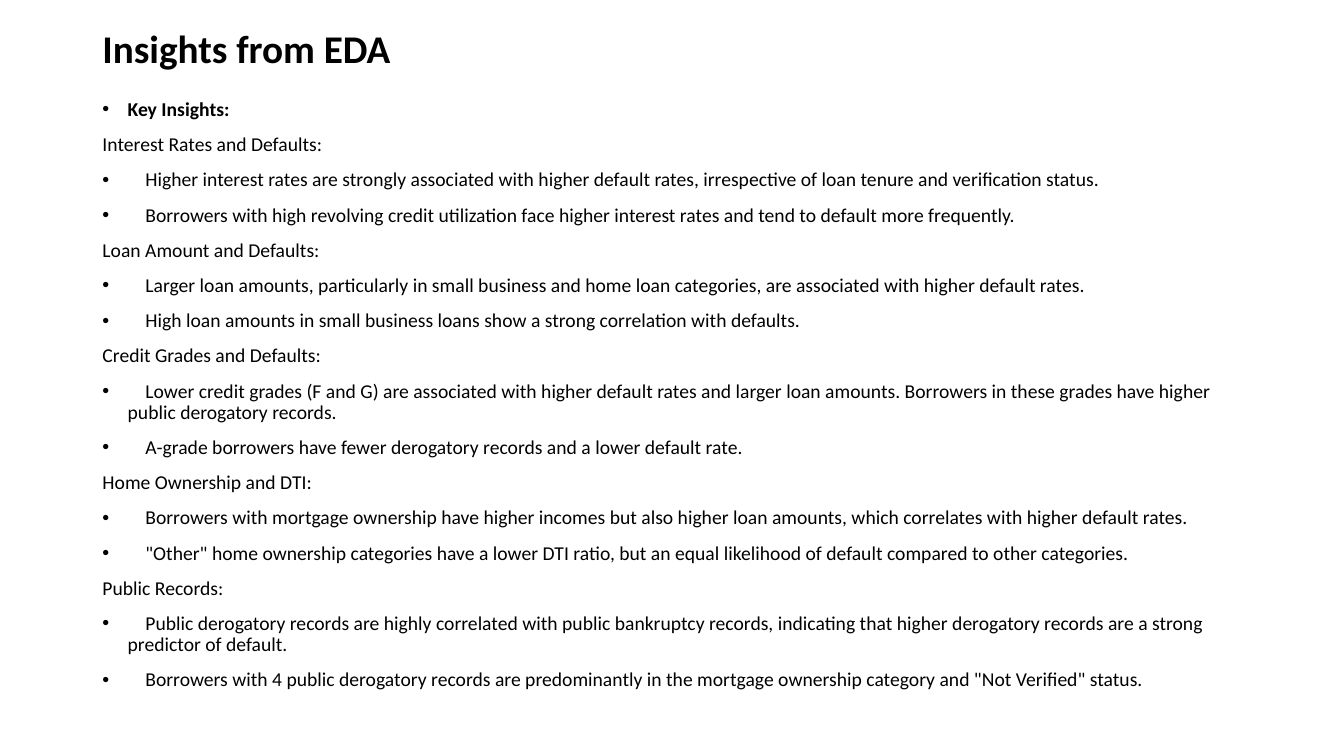
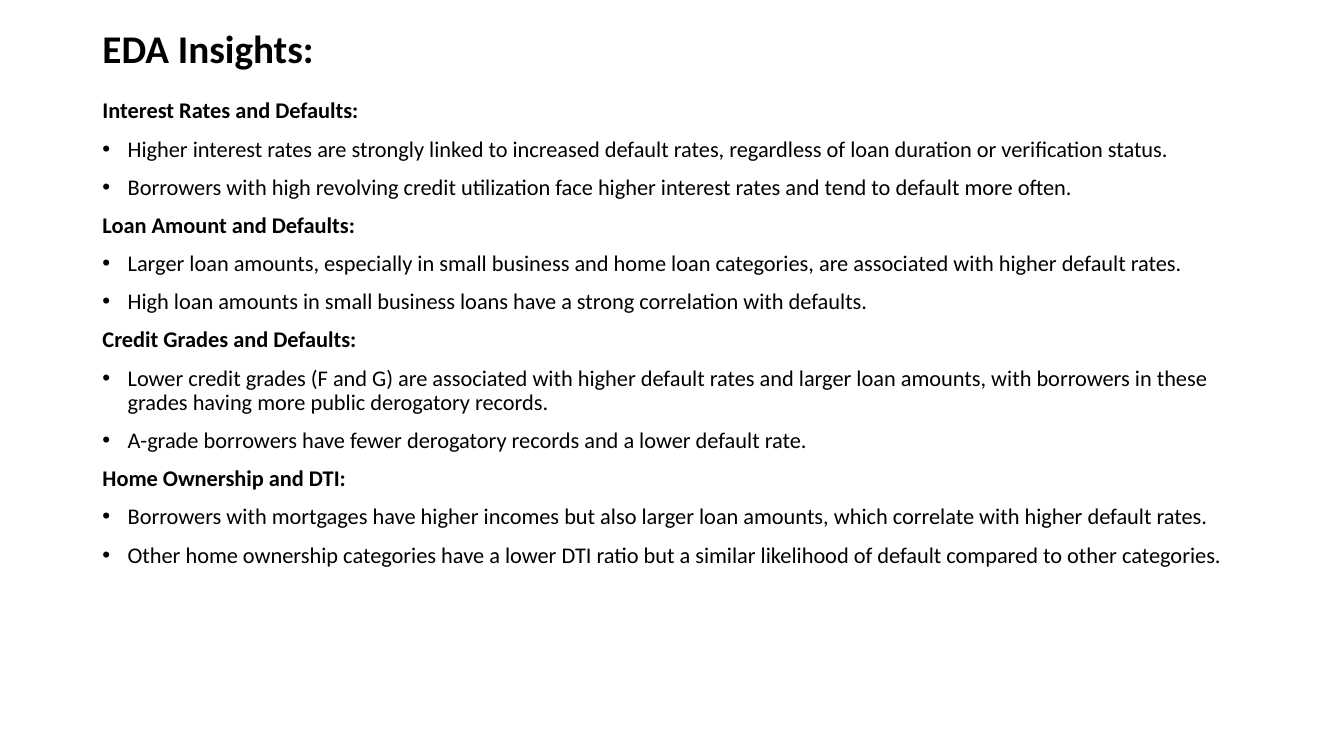
Before and after one commit to mkomera/Lending_ClubCase_Study, a slide deck: slide 15 of Lending_Club_Case_study.pptx (slide 14 before the commit). Drawn at 1344x756 pixels with LibreOffice and Linux fonts; fonts in the diff are those of the drawing. Boxes give left, top, right and bottom in pixels: in the first picture for what was removed or moved away, otherwise in the second. Text is boxed around its words. In the diff, an @@ line names an element or a change of style, - is before the commit and + after.

Commit message:
updated the presentation with EDA Insights

```diff
--- a/Lending_Club_Case_study.pptx
+++ b/Lending_Club_Case_study.pptx
@@ title at [102, 35, 314, 70]: text changed @@
-Insights from EDA
+EDA Insights:
@@ text at [102, 102, 807, 490]: size 14 to 16 pt in "Interest Rates and Defaults:", "Loan Amount and Defaults:", "Credit Grades and Defaults:", "A-grade borrowers have fewer derogatory records and ..." and 1 more places; bold on in "Interest Rates and Defaults:", "Loan Amount and Defaults:", "Credit Grades and Defaults:", "Home Ownership and DTI:" @@
@@ text at [128, 102, 229, 120]: paragraph removed @@
-• Key Insights:
@@ text at [128, 141, 1168, 199]: text changed; size 14 to 16 pt @@
-• Higher interest rates are strongly associated with higher default rates, irrespective of loan tenure and verification status.
-• Borrowers with high revolving credit utilization face higher interest rates and tend to default more frequently.
+• Higher interest rates are strongly linked to increased default rates, regardless of loan duration or verification status.
+• Borrowers with high revolving credit utilization face higher interest rates and tend to default more often.
@@ text at [128, 255, 1182, 313]: text changed; size 14 to 16 pt @@
-• Larger loan amounts, particularly in small business and home loan categories, are associated with higher default rates.
-• High loan amounts in small business loans show a strong correlation with defaults.
+• Larger loan amounts, especially in small business and home loan categories, are associated with higher default rates.
+• High loan amounts in small business loans have a strong correlation with defaults.
@@ text at [128, 370, 1207, 414]: text changed; size 14 to 16 pt @@
-• Lower credit grades (F and G) are associated with higher default rates and larger loan amounts. Borrowers in these grades have higher public derogatory records.
+• Lower credit grades (F and G) are associated with higher default rates and larger loan amounts, with borrowers in these grades having more public derogatory records.
@@ text at [128, 508, 1221, 567]: text changed; size 14 to 16 pt @@
-• Borrowers with mortgage ownership have higher incomes but also higher loan amounts, which correlates with higher default rates.
-• "Other" home ownership categories have a lower DTI ratio, but an equal likelihood of default compared to other categories.
-Public Records:
-• Public derogatory records are highly correlated with public bankruptcy records, indicating that higher derogatory records are a strong predictor of default.
-• Borrowers with 4 public derogatory records are predominantly in the mortgage ownership category and "Not Verified" status.
+• Borrowers with mortgages have higher incomes but also larger loan amounts, which correlate with higher default rates.
+• Other home ownership categories have a lower DTI ratio but a similar likelihood of default compared to other categories.
```
Also in this commit, not shown: 2 other slides changed, 2 slides added, 1 slide removed.
